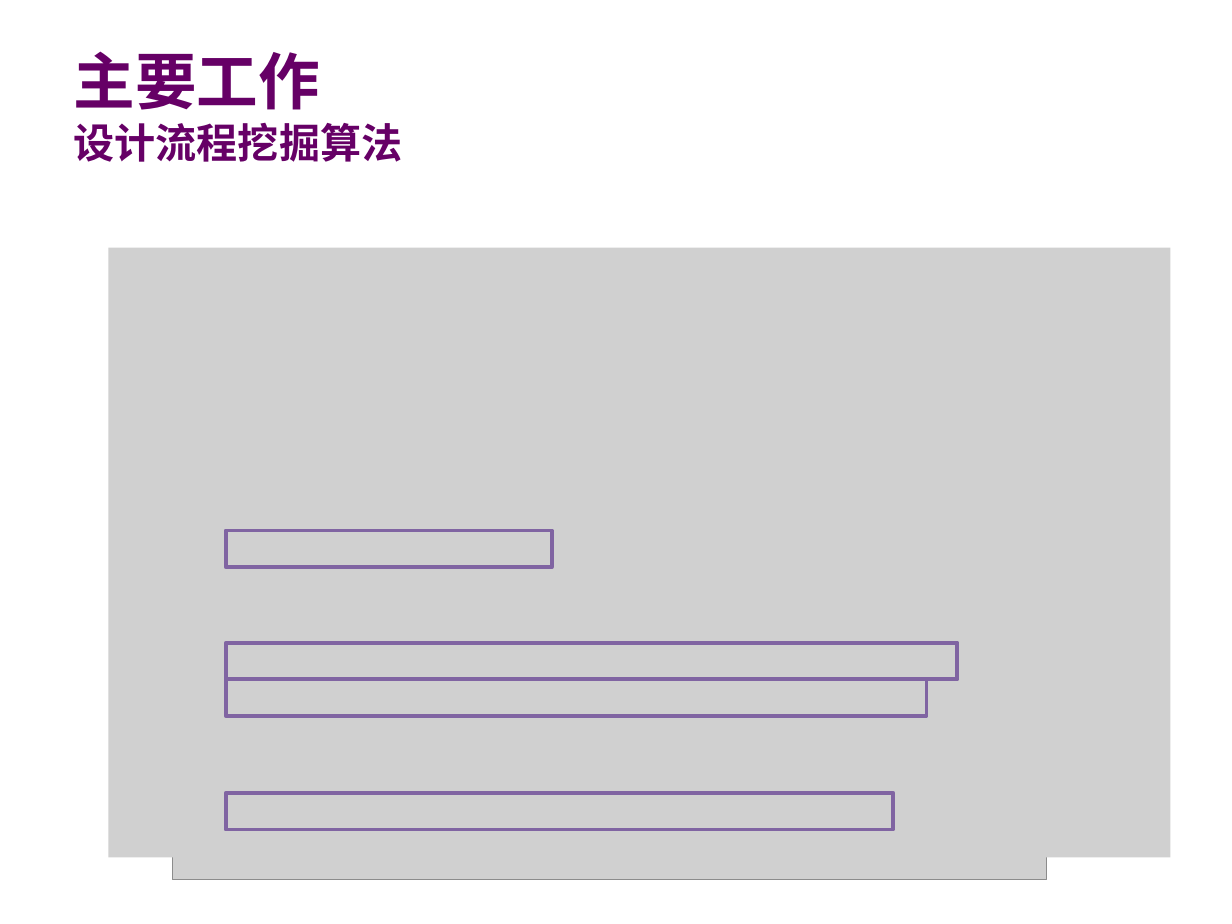
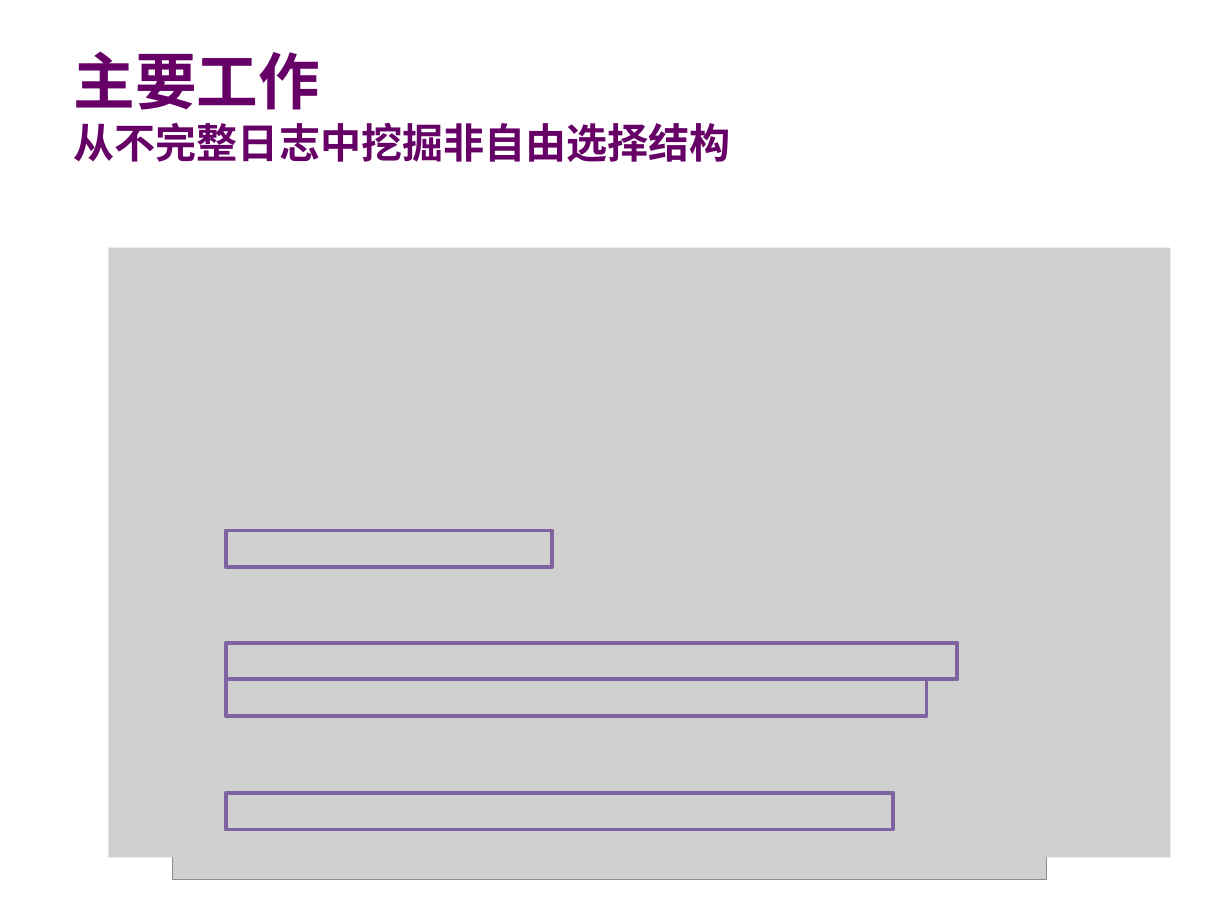
Before and after one commit to guoqinlong/Master-Thesis, a slide deck: slide 14 of 郭秦龙初稿汇报.pptx. Drawn at 1232x924 pixels with LibreOffice and Linux fonts; fonts in the diff are those of the drawing; grey boxes stand for pictures; background and template pictures are left out. Boxes give left, top, right and bottom in pixels: in the first picture for what was removed or moved away, otherwise in the second. Text is boxed around its words. In the diff, an @@ line names an element or a change of style, - is before the commit and + after.

```diff
--- a/郭秦龙初稿汇报.pptx
+++ b/郭秦龙初稿汇报.pptx
@@ text at [74, 122, 731, 162]: text changed @@
-设计流程挖掘算法
+从不完整日志中挖掘非自由选择结构
```
Also in this commit, not shown: 11 other slides changed.
